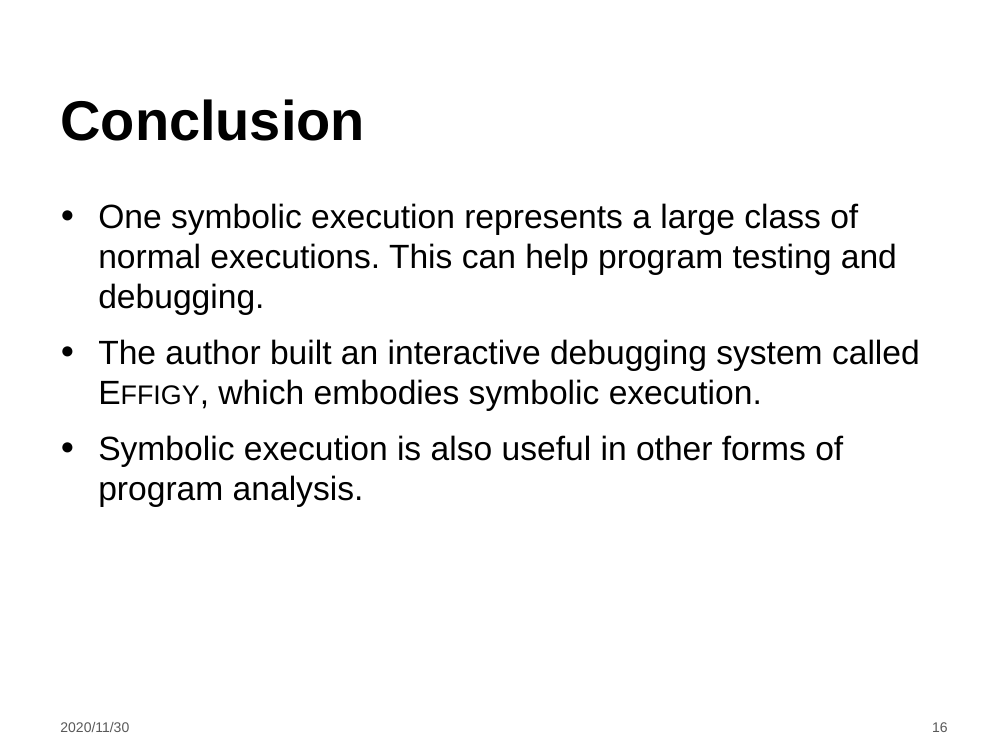
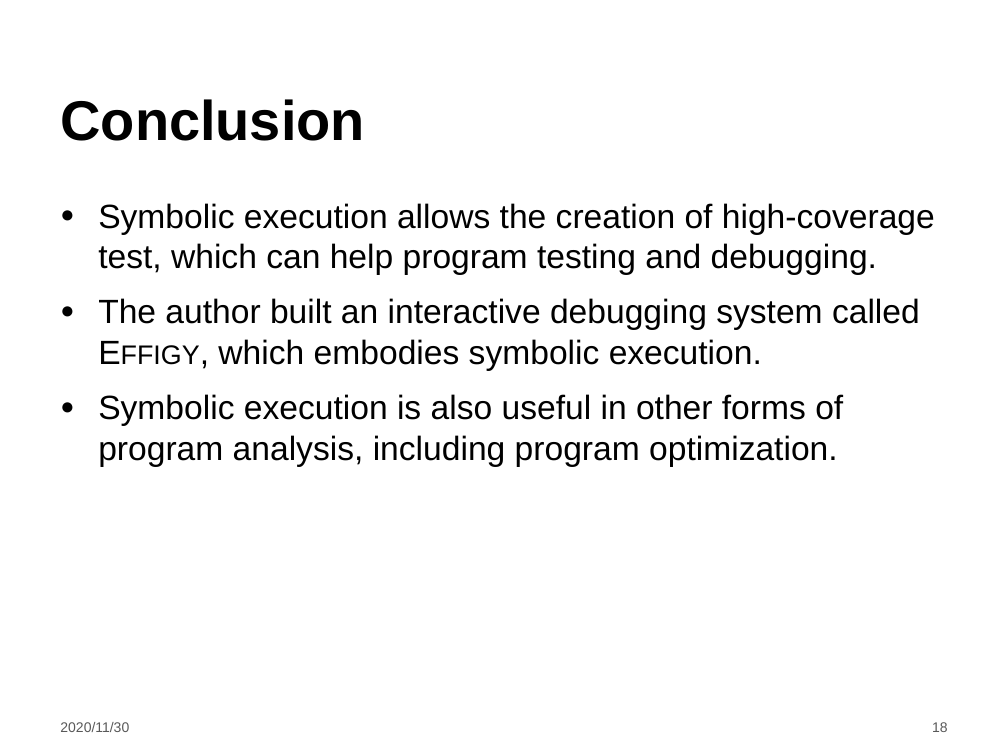
Before and after one commit to LintianShi/Research-Proposal, a slide deck: slide 18 of Symbolic_execution.pptx (slide 16 before the commit). Drawn at 1008x756 pixels with LibreOffice and Linux fonts; fonts in the diff are those of the drawing; background and template pictures are left out. Boxes give left, top, right and bottom in pixels: in the first picture for what was removed or moved away, otherwise in the second. Text is boxed around its words. In the diff, an @@ line names an element or a change of style, - is before the commit and + after.

Commit message:
symbolic execution

```diff
--- a/Symbolic_execution.pptx
+++ b/Symbolic_execution.pptx
@@ text at [98, 203, 935, 275]: text changed @@
-● One symbolic execution represents a large class of normal executions. This can help program testing and debugging.
+● Symbolic execution allows the creation of high-coverage test, which can help program testing and debugging.
@@ text at [98, 394, 843, 467]: text changed @@
-● Symbolic execution is also useful in other forms of program analysis.
+● Symbolic execution is also useful in other forms of program analysis, including program optimization.
```
Also in this commit, not shown: 11 other slides changed, 5 slides added, 4 slides removed.
